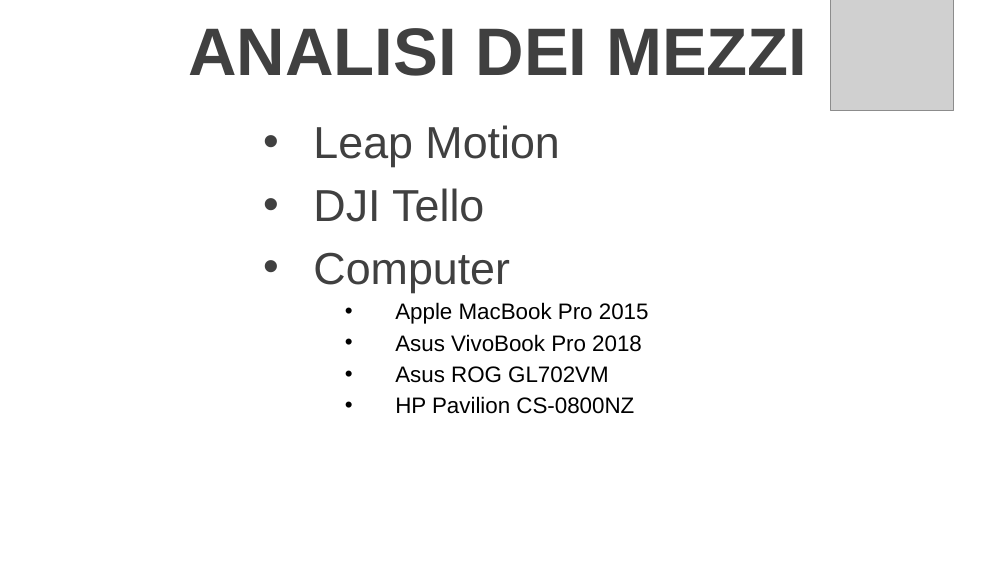
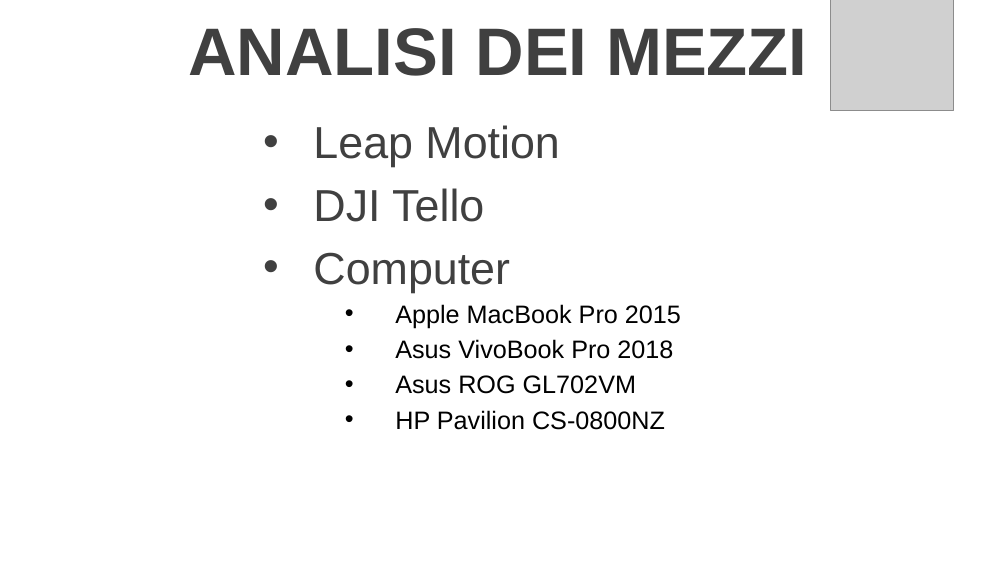
Before and after one commit to LuMug/DroneControlSystem, a slide deck: slide 6 of docs/Presentazione.pptx (slide 4 before the commit). Drawn at 1008x567 pixels with LibreOffice and Linux fonts; fonts in the diff are those of the drawing; grey boxes stand for pictures; background and template pictures are left out. Boxes give left, top, right and bottom in pixels: in the first picture for what was removed or moved away, otherwise in the second. Text is boxed around its words. In the diff, an @@ line names an element or a change of style, - is before the commit and + after.

```diff
--- a/docs/Presentazione.pptx
+++ b/docs/Presentazione.pptx
@@ text at (x1=395, y1=304, x2=681, y2=430): size 16 to 18 pt in "Apple MacBook Pro 2015", "Asus VivoBook Pro 2018", "Asus ROG GL702VM", "HP Pavilion CS-0800NZ" @@
```
Also in this commit, not shown: 2 other slides changed, 3 slides added, 4 other files.
